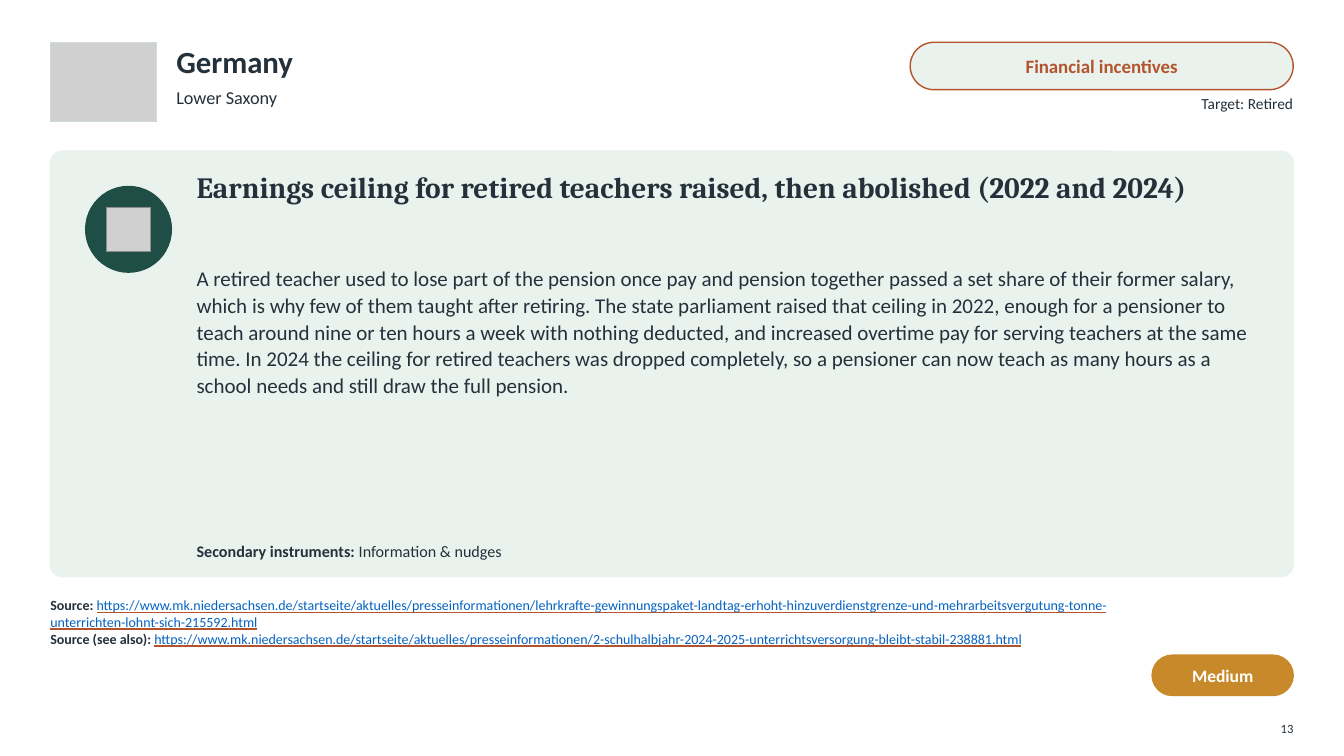
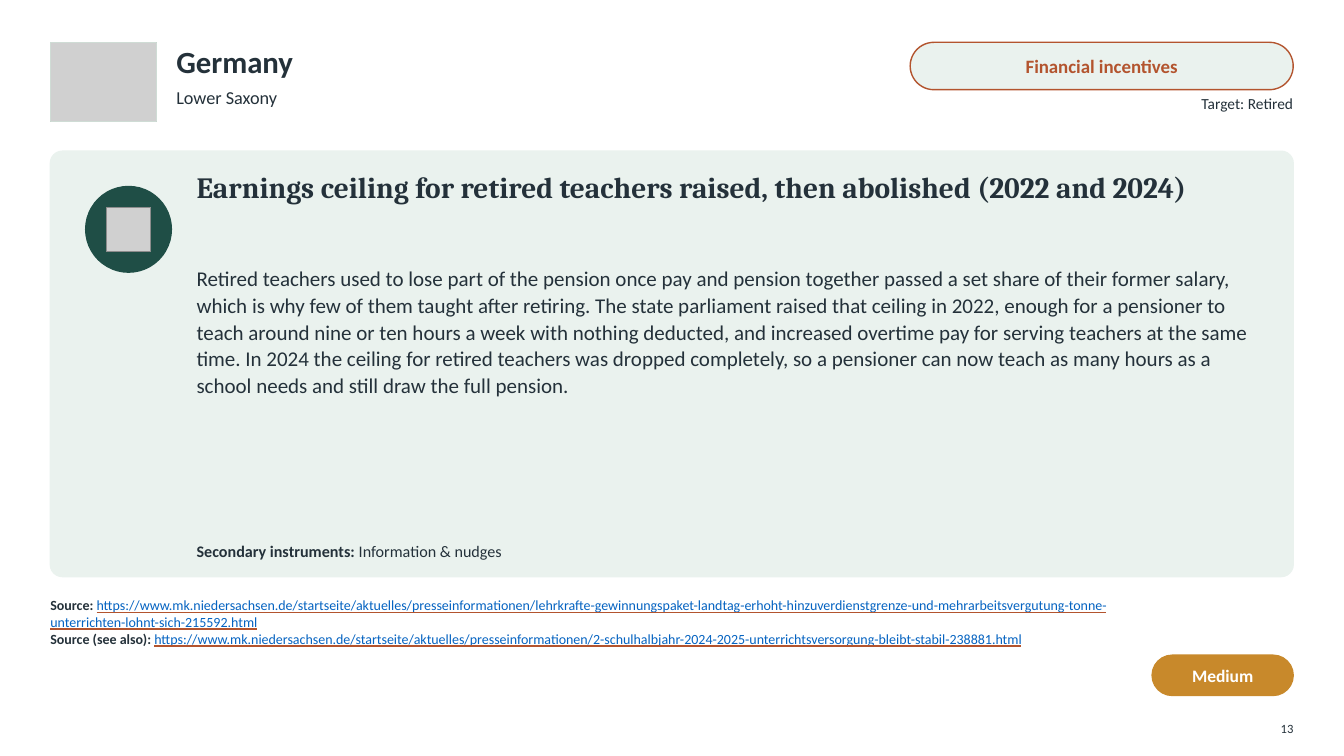
Before and after one commit to jedr1-ship-it/Alternative-Pathways----Quant, a slide deck: slide 13 of policies/Re-attracting_Former_Teachers.pptx. Drawn at 1344x756 pixels with LibreOffice and Linux fonts; fonts in the diff are those of the drawing; grey boxes stand for pictures. Boxes give left, top, right and bottom in pixels: in the first picture for what was removed or moved away, otherwise in the second. Text is boxed around its words. In the diff, an @@ line names an element or a change of style, - is before the commit and + after.

```diff
--- a/policies/Re-attracting_Former_Teachers.pptx
+++ b/policies/Re-attracting_Former_Teachers.pptx
@@ text at box(197, 271, 1246, 397): text changed @@
-A retired teacher used to lose part of the pension once pay and pension together passed a set share of their former salary, which is why few of them taught after retiring. The state parliament raised that ceiling in 2022, enough for a pensioner to teach around nine or ten hours a week with nothing deducted, and increased overtime pay for serving teachers at the same time. In 2024 the ceiling for retired teachers was dropped completely, so a pensioner can now teach as many hours as a school needs and still draw the full pension.
+Retired teachers used to lose part of the pension once pay and pension together passed a set share of their former salary, which is why few of them taught after retiring. The state parliament raised that ceiling in 2022, enough for a pensioner to teach around nine or ten hours a week with nothing deducted, and increased overtime pay for serving teachers at the same time. In 2024 the ceiling for retired teachers was dropped completely, so a pensioner can now teach as many hours as a school needs and still draw the full pension.
```
Also in this commit, not shown: 12 other slides changed, 2 other files.
